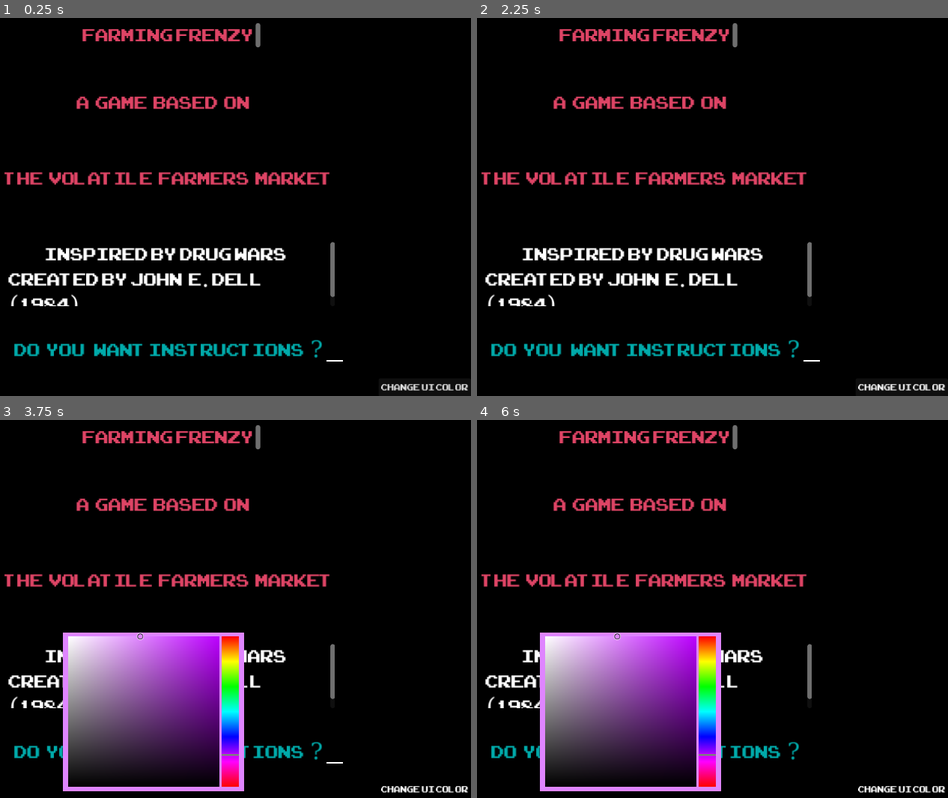
Above: before the commit, frames 1-4 (two rows, left to right).
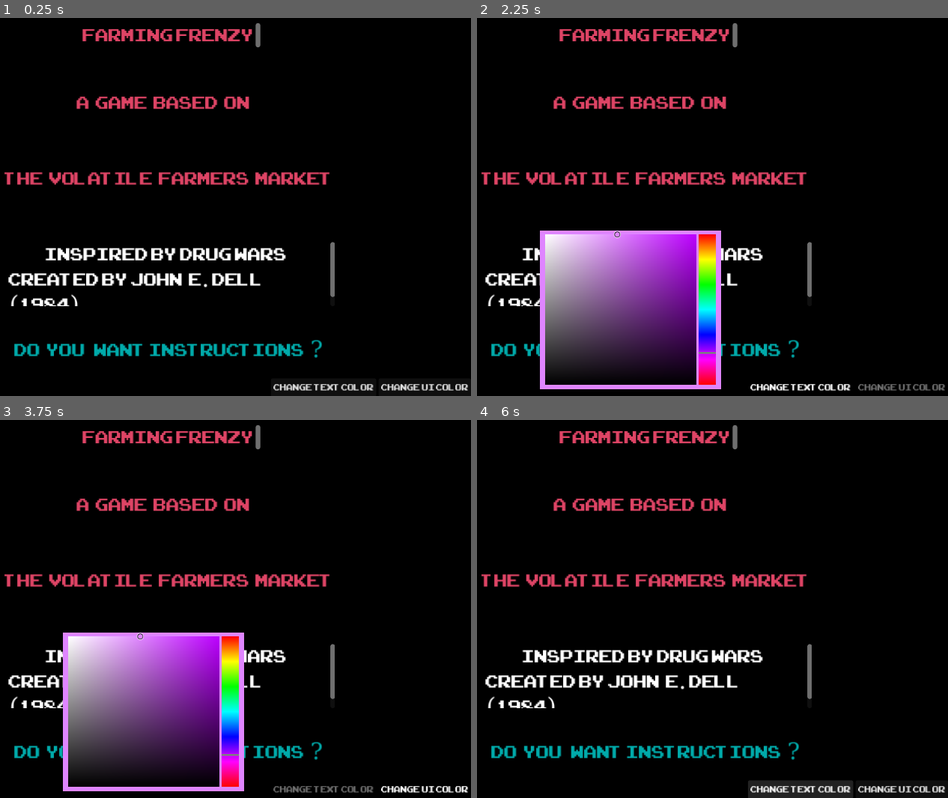
Above: after the commit, the same moments.

Repository: BirkinSornberger/FarmingFrenzy
Game: Godot game, scene res://SceneRoot.tscn
The game is run twice, just before and just after one commit, with the same random seed, the same clock (stepped at 60 frames per second) and the same inputs.
Inputs (mouse positions are in pixels of both pictures, inside the frame that each line leads up to):
- Up to frame 1 (0.25 s): no input
- Up to frame 2 (2.25 s): click "Change UI Color" at 0.5 s; click "Change UI Color" at 1.25 s; click (801, 388) at 2 s, where only the run after the commit has a clickable "Change Text Color"
- Up to frame 3 (3.75 s): click (324, 790) at 2.75 s, where only the run after the commit has a clickable "Change Text Color"; click "Change UI Color" at 3.5 s
- Up to frame 4 (6 s): tap Enter (enter) at 4.25 s; tap A (a) at 4.35 s; tap Q (any) at 4.55, 5.85 s; click (801, 790) at 5 s, where only the run after the commit has a clickable "Change Text Color"; tap Space at 5.75 s

The runs differ from the first frame. In frame 1, 0.3% of the frame differs, in the area x 58-80%, y 90-99%; in frame 2, 15%; in frame 3, 0.3%; in frame 4, 16%, in the area x 13-100%, y 56-100%.

Commit message:
core gameplay loop finished

Diff:
--- a/SceneRoot.gd
+++ b/SceneRoot.gd
@@ -1,20 +1,12 @@
 extends Control
 
 #To do:
-#	Add random pop ups to buy more inventory space (van upgrades, bigger van?)
-
-#	Labels for loss events run off the screen!
-#	LineEdit for money to deposit in bank clips into the "bank" text
-
-#	Figure out how to handle overflowing the loan payment. So if the user pays 13k and only owes 12k,
-#	return that 1k to their wallet, and zero out the line
-
 #	Final Step: Add a date & 30 day system. Each turn increases the day by 1. At the end of 30 days,
 #	add up money and crops value at average price, then display in a "high score" located in a
 #	Godot resource or something, just some way to persistently save the high score.
 
 #Enum selectors
-enum MenuLevel {Title, Instructions, PopUp, CheapPrices, LossEvent, Travel, Grow, Sell, Withdraw, BankLoan, TransferCrops, BankDeposit, Main}
+enum MenuLevel {Title, Instructions, PopUp, CheapPrices, VanUpgrade, LossEvent, Travel, Grow, Sell, Withdraw, BankLoan, TransferCrops, BankDeposit, Main}
 @onready var currentMenu = MenuLevel.Title
 
 enum Crops {Unselected, Avocado, Tomato, Potato, Cucumber, Garlic, Lettuce}
@@ -65,6 +57,9 @@
 @onready var withdrawMoneyAmount: Node = $Main/Interactions/Main/Withdraw/Money/Quantity/MoneyWithdraw
 @onready var lossEvent: Node = $Main/Interactions/LossEvent
 @onready var lossEventTag: Node = $Main/Interactions/LossEvent/LossEventTag
+@onready var vanCapacityLabel: Node = $Main/Inventory/CapacityLabel
+@onready var vanUpgrade: Node = $Main/Interactions/VanUpgrade
+@onready var vanUpgradePrompt: Node = $Main/Interactions/VanUpgrade/UpgradePrompt
 
 #Crop Holdings
 @onready var inventorySpace: int = 50
@@ -123,10 +118,6 @@
 @onready var bankValue: int = 0
 @onready var affordValue: int = 0
 
-#Carats
-@onready var titleCaratBlink: Node = $TitleScreen/TitleCaratBlink
-@onready var instructionCaratBlink: Node = $Instructions/InstructionCaratBlink
-
 #Tracking
 @onready var isLoanPaid: bool = false
 @onready var alreadyPoppedUp: bool = false
@@ -141,21 +132,23 @@
 @onready var toggled = false
 @onready var colorSelector = false
 @onready var selectedColor
-
-func _ready() -> void:
-	titleCaratBlink.play("CaratBlink")
+@onready var vanUpgradeVar = false
+@onready var textColorSelector = false
 
 func _process(_delta: float) -> void:
 	if colorSelector:
 		selectedColor = $ChangeColor/ColorPicker.color
 		$ChangeColor/ColorRect.color = selectedColor
 		frameColors()
+	if textColorSelector:
+		selectedColor = $ChangeColor/ColorPicker.color
+		$ChangeColor/ColorRect.color = selectedColor
+		textColor()
 
 	match currentMenu:
 		MenuLevel.Title:
 			if Input.is_action_just_pressed("y"):
 				currentMenu = MenuLevel.Instructions
-				instructionCaratBlink.play("CaratBlink")
 			elif Input.is_action_just_pressed("n"):
 				currentMenu = MenuLevel.PopUp
 				bankLoan.visible = true
@@ -199,6 +192,33 @@
 
 		MenuLevel.BankDeposit:
 			bankDepositFunc()
+
+		MenuLevel.VanUpgrade:
+			if vanUpgradeVar:
+				if Input.is_action_just_pressed("any"):
+					vanUpgradePrompt.text = "WOULD  YOU   LIKE  TO  UPGRADE  YOUR  VAN  STORAGE  FOR  1000?"
+					vanUpgradeVar = false
+					mainMain.visible = true
+					vanUpgrade.visible = false
+					currentMenu = MenuLevel.Main
+			if !vanUpgradeVar:
+				if Input.is_action_just_pressed("y"):
+					if playerCash >= 1000:
+						inventorySpace += 10
+						playerCash -= 1000
+						playerCashLabel.text = str(playerCash)
+						vanCapacityLabel.text = str(inventorySpace)
+						mainMain.visible = true
+						vanUpgrade.visible = false
+						currentMenu = MenuLevel.Main
+					elif playerCash < 1000:
+						vanUpgradePrompt.text = "YOU CANNOT AFFORD THIS UPGRADE!"
+						vanUpgradeVar = true
+				if Input.is_action_just_pressed("n"):
+					vanUpgradeVar = false
+					mainMain.visible = true
+					vanUpgrade.visible = false
+					currentMenu = MenuLevel.Main
 
 func withdrawFunc():
 	if withdrawSelected:
@@ -317,7 +337,6 @@
 			var intBank = int(bankValueLabel.text)
 			if Input.is_action_just_pressed("enter"):
 				if intBank >= intMoney:
-					print("Withdraw money")
 					intBank = intBank - intMoney
 					bankValueLabel.text = str(intBank)
 					withdraw.visible = false
@@ -329,7 +348,6 @@
 					alreadyPoppedUp = false
 					currentMenu = MenuLevel.CheapPrices
 				else:
-					print("Not enough money")
 					withdraw.visible = false
 					withdrawMoneyMain.visible = false
 					withdrawSelected = false
@@ -338,11 +356,6 @@
 					cheapPrices.visible = true
 					alreadyPoppedUp = false
 					currentMenu = MenuLevel.CheapPrices
-
-func _on_title_carat_blink_animation_finished(_anim_name: StringName) -> void:
-	titleCaratBlink.play("CaratBlink")
-func _on_instruction_carat_blink_animation_finished(_anim_name: StringName) -> void:
-	instructionCaratBlink.play("CaratBlink")
 
 func cropTransferSwitch():
 	cropTransfer.visible = true
@@ -511,7 +524,7 @@
 	loanDepositAmount.grab_focus()
 	var intLoan = int(loanDepositAmount.text)
 	if Input.is_action_just_pressed("enter"):
-		if playerCash > intLoan:
+		if playerCash > intLoan && intLoan <= loanValue:
 			playerCash -= intLoan
 			loanValue -= intLoan
 			loanValueLabel.text = str(loanValue)
@@ -524,6 +537,31 @@
 			currentMenu = MenuLevel.PopUp
 			if int(loanValueLabel.text) == 0:
 				isLoanPaid = true
+		if playerCash > intLoan && intLoan >= loanValue:
+			playerCash -= intLoan
+			playerCash += intLoan - loanValue
+			loanValue = 0
+			loanValueLabel.text = str(loanValue)
+			playerCashLabel.text = str(playerCash)
+			isLoanPaid = true
+			bankLoan.visible = false
+			transferCrops.visible = true
+			loanDepositAmount.text = ""
+			loanDeposit.visible = true
+			loanDepositConfirm.visible = false
+			currentMenu = MenuLevel.PopUp
+		if playerCash > intLoan && intLoan == loanValue:
+			playerCash -= intLoan
+			loanValue = 0
+			loanValueLabel.text = str(loanValue)
+			playerCashLabel.text = str(playerCash)
+			isLoanPaid = true
+			bankLoan.visible = false
+			transferCrops.visible = true
+			loanDepositAmount.text = ""
+			loanDeposit.visible = true
+			loanDepositConfirm.visible = false
+			currentMenu = MenuLevel.PopUp
 		else:
 			loanDepositAmount.text = ""
 
@@ -623,7 +661,12 @@
 				lossEventTag.text = "A cold front moved in and froze some of your crops!"
 				smallLoss()
 			updateHoldings()
-		elif random == 4 or 5 or 6 or 7 or 8:
+		elif random == 4:
+			cheapPrices.visible = false
+			vanUpgrade.visible = true
+			alreadyPoppedUp = false
+			currentMenu = MenuLevel.VanUpgrade
+		elif random == 5 or 6 or 7 or 8:
 			currentMenu = MenuLevel.Main
 			cheapPrices.visible = false
 			mainMain.visible = true
@@ -633,6 +676,7 @@
 		lossEvent.visible = false
 		cheapPrices.visible = false
 		mainMain.visible = true
+		alreadyPoppedUp = false
 		currentMenu = MenuLevel.Main
 
 func updateHoldings():
@@ -1074,13 +1118,65 @@
 	$Main/Frame/TopRightTop.color = selectedColor
 	$Main/Frame/TopRightBottom.color = selectedColor
 
+func textColor():
+	$Main/Inventory/VanCapacity.add_theme_color_override("default_color", selectedColor)
+	$Main/Inventory/CapacityLabel.add_theme_color_override("default_color", selectedColor)
+	$Main/MyFarm/Title.add_theme_color_override("default_color", selectedColor)
+	$Main/MyFarm/FarmCrops/Avocados.add_theme_color_override("default_color", selectedColor)
+	$Main/MyFarm/FarmCrops/Tomatoes.add_theme_color_override("default_color", selectedColor)
+	$Main/MyFarm/FarmCrops/Potatoes.add_theme_color_override("default_color", selectedColor)
+	$Main/MyFarm/FarmCrops/Cucumbers.add_theme_color_override("default_color", selectedColor)
+	$Main/MyFarm/FarmCrops/Garlic.add_theme_color_override("default_color", selectedColor)
+	$Main/MyFarm/FarmCrops/Lettuce.add_theme_color_override("default_color", selectedColor)
+	$Main/MyFarm/Values/Avocados.add_theme_color_override("default_color", selectedColor)
+	$Main/MyFarm/Values/Tomatoes.add_theme_color_override("default_color", selectedColor)
+	$Main/MyFarm/Values/Potatoes.add_theme_color_override("default_color", selectedColor)
+	$Main/MyFarm/Values/Cucumbers.add_theme_color_override("default_color", selectedColor)
+	$Main/MyFarm/Values/Garlic.add_theme_color_override("default_color", selectedColor)
+	$Main/MyFarm/Values/Lettuce.add_theme_color_override("default_color", selectedColor)
+	$Main/MyFarm/Bank.add_theme_color_override("default_color", selectedColor)
+	$Main/MyFarm/BankValue.add_theme_color_override("default_color", selectedColor)
+	$Main/MyFarm/Loan.add_theme_color_override("default_color", selectedColor)
+	$Main/MyFarm/LoanValue.add_theme_color_override("default_color", selectedColor)
+	$Main/CurrentHoldings/Title.add_theme_color_override("default_color", selectedColor)
+	$Main/CurrentHoldings/Holdings/Avocados.add_theme_color_override("default_color", selectedColor)
+	$Main/CurrentHoldings/Holdings/Tomatoes.add_theme_color_override("default_color", selectedColor)
+	$Main/CurrentHoldings/Holdings/Potatoes.add_theme_color_override("default_color", selectedColor)
+	$Main/CurrentHoldings/Holdings/Cucumbers.add_theme_color_override("default_color", selectedColor)
+	$Main/CurrentHoldings/Holdings/Garlic.add_theme_color_override("default_color", selectedColor)
+	$Main/CurrentHoldings/Holdings/Lettuce.add_theme_color_override("default_color", selectedColor)
+	$Main/CurrentHoldings/Values/Avocados.add_theme_color_override("default_color", selectedColor)
+	$Main/CurrentHoldings/Values/Tomatoes.add_theme_color_override("default_color", selectedColor)
+	$Main/CurrentHoldings/Values/Potatoes.add_theme_color_override("default_color", selectedColor)
+	$Main/CurrentHoldings/Values/Cucumbers.add_theme_color_override("default_color", selectedColor)
+	$Main/CurrentHoldings/Values/Garlic.add_theme_color_override("default_color", selectedColor)
+	$Main/CurrentHoldings/Values/Lettuce.add_theme_color_override("default_color", selectedColor)
+	$Main/CurrentHoldings/Cash.add_theme_color_override("default_color", selectedColor)
+	$Main/CurrentHoldings/CashValue.add_theme_color_override("default_color", selectedColor)
+	$Main/Location.add_theme_color_override("default_color", selectedColor)
+
 
 func _on_ui_color_toggled(toggled_on: bool) -> void:
 	if toggled_on:
 		$ChangeColor/ColorRect.visible = true
 		$ChangeColor/ColorPicker.visible = true
+		$ChangeColor/TextColor.disabled = true
 		colorSelector = true
 	if !toggled_on:
 		$ChangeColor/ColorRect.visible = false
 		$ChangeColor/ColorPicker.visible = false
+		$ChangeColor/TextColor.disabled = false
 		colorSelector = false
+
+func _on_text_color_toggled(toggled_on: bool) -> void:
+	if toggled_on:
+		$ChangeColor/ColorRect.visible = true
+		$ChangeColor/ColorPicker.visible = true
+		$ChangeColor/UIColor.disabled = true
+		textColorSelector = true
+
+	if !toggled_on:
+		$ChangeColor/ColorRect.visible = false
+		$ChangeColor/ColorPicker.visible = false
+		$ChangeColor/UIColor.disabled = false
+		textColorSelector = false
--- a/SceneRoot.tscn
+++ b/SceneRoot.tscn
@@ -1,44 +1,7 @@
-[gd_scene load_steps=15 format=3 uid="uid://b64uvpbx6u7tj"]
+[gd_scene load_steps=12 format=3 uid="uid://b64uvpbx6u7tj"]
 
 [ext_resource type="Script" path="res://SceneRoot.gd" id="1_hl54y"]
 [ext_resource type="FontFile" uid="uid://bc2k4jdcvkwfs" path="res://ArcadeClassic.ttf" id="1_omann"]
-
-[sub_resource type="Animation" id="Animation_alueo"]
-resource_name = "CaratBlink"
-length = 0.5
-tracks/0/type = "value"
-tracks/0/imported = false
-tracks/0/enabled = true
-tracks/0/path = NodePath("Carat:visible")
-tracks/0/interp = 1
-tracks/0/loop_wrap = true
-tracks/0/keys = {
-"times": PackedFloat32Array(0, 0.233333),
-"transitions": PackedFloat32Array(1, 1),
-"update": 1,
-"values": [true, false]
-}
-
-[sub_resource type="Animation" id="Animation_bp5md"]
-length = 0.001
-tracks/0/type = "value"
-tracks/0/imported = false
-tracks/0/enabled = true
-tracks/0/path = NodePath("Carat:visible")
-tracks/0/interp = 1
-tracks/0/loop_wrap = true
-tracks/0/keys = {
-"times": PackedFloat32Array(0),
-"transitions": PackedFloat32Array(1),
-"update": 1,
-"values": [true]
-}
-
-[sub_resource type="AnimationLibrary" id="AnimationLibrary_2o38r"]
-_data = {
-"CaratBlink": SubResource("Animation_alueo"),
-"RESET": SubResource("Animation_bp5md")
-}
 
 [sub_resource type="StyleBoxEmpty" id="StyleBoxEmpty_jfvs6"]
 
@@ -147,19 +110,6 @@
 theme_override_font_sizes/normal_font_size = 40
 text = "DO  YOU   WANT INSTRUCTIONS  ?"
 
-[node name="Carat" type="ColorRect" parent="TitleScreen"]
-layout_mode = 0
-offset_left = 263.0
-offset_top = 626.0
-offset_right = 291.0
-offset_bottom = 629.0
-
-[node name="TitleCaratBlink" type="AnimationPlayer" parent="TitleScreen"]
-libraries = {
-"": SubResource("AnimationLibrary_2o38r")
-}
-speed_scale = 2.5
-
 [node name="Instructions" type="Control" parent="."]
 visible = false
 layout_mode = 1
@@ -201,19 +151,6 @@
 theme_override_font_sizes/normal_font_size = 40
 text = "PRESS ANY KEY TO BEGIN"
 
-[node name="Carat" type="ColorRect" parent="Instructions"]
-layout_mode = 0
-offset_left = 248.22
-offset_top = 625.0
-offset_right = 276.22
-offset_bottom = 628.0
-
-[node name="InstructionCaratBlink" type="AnimationPlayer" parent="Instructions"]
-libraries = {
-"": SubResource("AnimationLibrary_2o38r")
-}
-speed_scale = 2.5
-
 [node name="Main" type="Control" parent="."]
 visible = false
 layout_mode = 1
@@ -224,6 +161,31 @@
 offset_right = 20.0
 offset_bottom = 40.0
 grow_horizontal = 2
+
+[node name="Inventory" type="Control" parent="Main"]
+anchors_preset = 0
+offset_left = 87.15
+offset_right = 127.15
+offset_bottom = 40.0
+
+[node name="VanCapacity" type="RichTextLabel" parent="Main/Inventory"]
+layout_mode = 0
+offset_left = 21.0
+offset_right = 357.0
+offset_bottom = 42.0
+theme_override_fonts/normal_font = ExtResource("1_omann")
+theme_override_font_sizes/normal_font_size = 30
+text = "CURRENT VAN CAPACITY:"
+
+[node name="CapacityLabel" type="RichTextLabel" parent="Main/Inventory"]
+layout_mode = 0
+offset_left = 339.0
+offset_top = 9.0
+offset_right = 408.0
+offset_bottom = 51.0
+theme_override_fonts/normal_font = ExtResource("1_omann")
+theme_override_font_sizes/normal_font_size = 30
+text = "50"
 
 [node name="Frame" type="Control" parent="Main"]
 anchors_preset = 0
@@ -746,31 +708,6 @@
 offset_right = 40.0
 offset_bottom = 40.0
 
-[node name="Inventory" type="Control" parent="Main/Interactions/Main"]
-anchors_preset = 0
-offset_left = 87.15
-offset_right = 127.15
-offset_bottom = 40.0
-
-[node name="VanCapacity" type="RichTextLabel" parent="Main/Interactions/Main/Inventory"]
-layout_mode = 0
-offset_left = 21.0
-offset_right = 357.0
-offset_bottom = 42.0
-theme_override_fonts/normal_font = ExtResource("1_omann")
-theme_override_font_sizes/normal_font_size = 30
-text = "CURRENT VAN CAPACITY:"
-
-[node name="CapacityLabel" type="RichTextLabel" parent="Main/Interactions/Main/Inventory"]
-layout_mode = 0
-offset_left = 339.0
-offset_top = 9.0
-offset_right = 408.0
-offset_bottom = 51.0
-theme_override_fonts/normal_font = ExtResource("1_omann")
-theme_override_font_sizes/normal_font_size = 30
-text = "50"
-
 [node name="Sell" type="Control" parent="Main/Interactions/Main"]
 visible = false
 anchors_preset = 0
@@ -789,7 +726,6 @@
 text = "WHAT WOULD  YOU   LIKE  TO  SELL?"
 
 [node name="SellAmountMain" type="Control" parent="Main/Interactions/Main/Sell"]
-visible = false
 layout_mode = 3
 anchors_preset = 0
 offset_right = 40.0
@@ -823,7 +759,7 @@
 theme_override_styles/focus = SubResource("StyleBoxEmpty_jfvs6")
 theme_override_styles/read_only = SubResource("StyleBoxEmpty_jgjvn")
 theme_override_styles/normal = SubResource("StyleBoxEmpty_xk0xc")
-expand_to_text_length = true
+max_length = 6
 context_menu_enabled = false
 shortcut_keys_enabled = false
 middle_mouse_paste_enabled = false
@@ -896,7 +832,7 @@
 theme_override_styles/focus = SubResource("StyleBoxEmpty_jfvs6")
 theme_override_styles/read_only = SubResource("StyleBoxEmpty_jgjvn")
 theme_override_styles/normal = SubResource("StyleBoxEmpty_xk0xc")
-expand_to_text_length = true
+max_length = 6
 context_menu_enabled = false
 shortcut_keys_enabled = false
 middle_mouse_paste_enabled = false
@@ -1000,7 +936,7 @@
 theme_override_styles/focus = SubResource("StyleBoxEmpty_jfvs6")
 theme_override_styles/read_only = SubResource("StyleBoxEmpty_jgjvn")
 theme_override_styles/normal = SubResource("StyleBoxEmpty_xk0xc")
-expand_to_text_length = true
+max_length = 6
 context_menu_enabled = false
 shortcut_keys_enabled = false
 middle_mouse_paste_enabled = false
@@ -1044,7 +980,7 @@
 theme_override_styles/focus = SubResource("StyleBoxEmpty_jfvs6")
 theme_override_styles/read_only = SubResource("StyleBoxEmpty_jgjvn")
 theme_override_styles/normal = SubResource("StyleBoxEmpty_xk0xc")
-expand_to_text_length = true
+max_length = 6
 context_menu_enabled = false
 shortcut_keys_enabled = false
 middle_mouse_paste_enabled = false
@@ -1252,7 +1188,7 @@
 theme_override_styles/focus = SubResource("StyleBoxEmpty_jfvs6")
 theme_override_styles/read_only = SubResource("StyleBoxEmpty_jgjvn")
 theme_override_styles/normal = SubResource("StyleBoxEmpty_xk0xc")
-expand_to_text_length = true
+max_length = 6
 context_menu_enabled = false
 shortcut_keys_enabled = false
 middle_mouse_paste_enabled = false
@@ -1315,7 +1251,7 @@
 theme_override_styles/focus = SubResource("StyleBoxEmpty_jfvs6")
 theme_override_styles/read_only = SubResource("StyleBoxEmpty_jgjvn")
 theme_override_styles/normal = SubResource("StyleBoxEmpty_xk0xc")
-expand_to_text_length = true
+max_length = 6
 context_menu_enabled = false
 shortcut_keys_enabled = false
 middle_mouse_paste_enabled = false
@@ -1355,9 +1291,9 @@
 [node name="BankDepositAmount" type="LineEdit" parent="Main/Interactions/BankDeposit"]
 visible = false
 layout_mode = 0
-offset_left = 189.0
+offset_left = 254.0
 offset_top = 420.0
-offset_right = 528.0
+offset_right = 525.0
 offset_bottom = 451.0
 size_flags_horizontal = 3
 size_flags_vertical = 5
@@ -1367,7 +1303,7 @@
 theme_override_styles/focus = SubResource("StyleBoxEmpty_jfvs6")
 theme_override_styles/read_only = SubResource("StyleBoxEmpty_jgjvn")
 theme_override_styles/normal = SubResource("StyleBoxEmpty_xk0xc")
-expand_to_text_length = true
+max_length = 6
 context_menu_enabled = false
 shortcut_keys_enabled = false
 middle_mouse_paste_enabled = false
@@ -1460,12 +1396,28 @@
 offset_bottom = 40.0
 
 [node name="LossEventTag" type="RichTextLabel" parent="Main/Interactions/LossEvent"]
+layout_mode = 0
 offset_left = -465.0
 offset_top = 420.0
-offset_right = 210.0
-offset_bottom = 453.0
-theme_override_fonts/normal_font = ExtResource("1_omann")
-theme_override_font_sizes/normal_font_size = 30
+offset_right = 522.0
+offset_bottom = 495.0
+theme_override_fonts/normal_font = ExtResource("1_omann")
+theme_override_font_sizes/normal_font_size = 30
+
+[node name="VanUpgrade" type="Control" parent="Main/Interactions"]
+visible = false
+anchors_preset = 0
+offset_right = 40.0
+offset_bottom = 40.0
+
+[node name="UpgradePrompt" type="RichTextLabel" parent="Main/Interactions/VanUpgrade"]
+offset_left = -465.0
+offset_top = 411.0
+offset_right = 387.0
+offset_bottom = 456.0
+theme_override_fonts/normal_font = ExtResource("1_omann")
+theme_override_font_sizes/normal_font_size = 30
+text = "WOULD  YOU   LIKE  TO  UPGRADE  YOUR  VAN  STORAGE  FOR  1000?"
 
 [node name="Location" type="RichTextLabel" parent="Main"]
 layout_mode = 1
@@ -1528,6 +1480,22 @@
 toggle_mode = true
 text = "Change UI Color"
 
-[connection signal="animation_finished" from="TitleScreen/TitleCaratBlink" to="." method="_on_title_carat_blink_animation_finished"]
-[connection signal="animation_finished" from="Instructions/InstructionCaratBlink" to="." method="_on_instruction_carat_blink_animation_finished"]
+[node name="TextColor" type="Button" parent="ChangeColor"]
+layout_mode = 0
+offset_left = 678.0
+offset_top = 657.0
+offset_right = 857.0
+offset_bottom = 688.0
+theme_override_fonts/font = ExtResource("1_omann")
+theme_override_font_sizes/font_size = 20
+theme_override_styles/focus = SubResource("StyleBoxEmpty_bjrpw")
+theme_override_styles/disabled_mirrored = SubResource("StyleBoxEmpty_dphse")
+theme_override_styles/disabled = SubResource("StyleBoxEmpty_il7y1")
+theme_override_styles/hover_mirrored = SubResource("StyleBoxEmpty_m6dnj")
+theme_override_styles/pressed_mirrored = SubResource("StyleBoxEmpty_8anum")
+theme_override_styles/normal_mirrored = SubResource("StyleBoxEmpty_2bjkp")
+toggle_mode = true
+text = "Change Text Color"
+
 [connection signal="toggled" from="ChangeColor/UIColor" to="." method="_on_ui_color_toggled"]
+[connection signal="toggled" from="ChangeColor/TextColor" to="." method="_on_text_color_toggled"]
